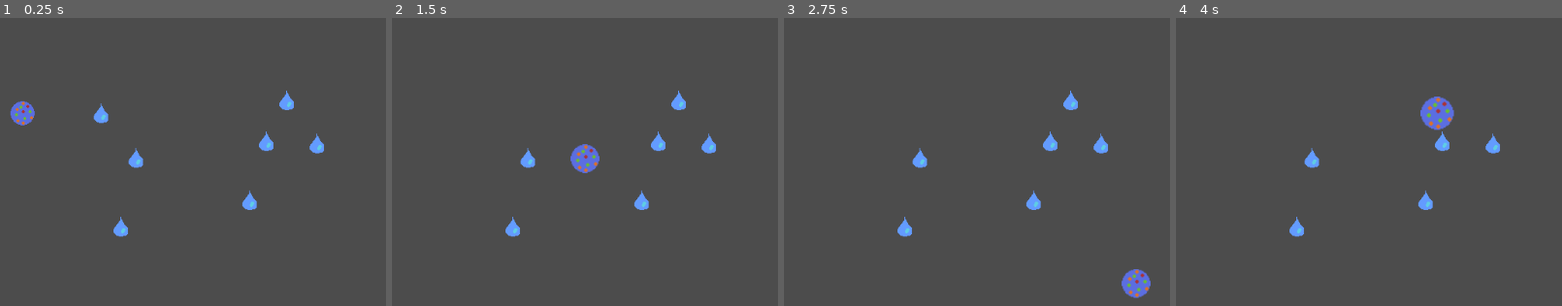
Above: before the commit, frames 1-4 (left to right).
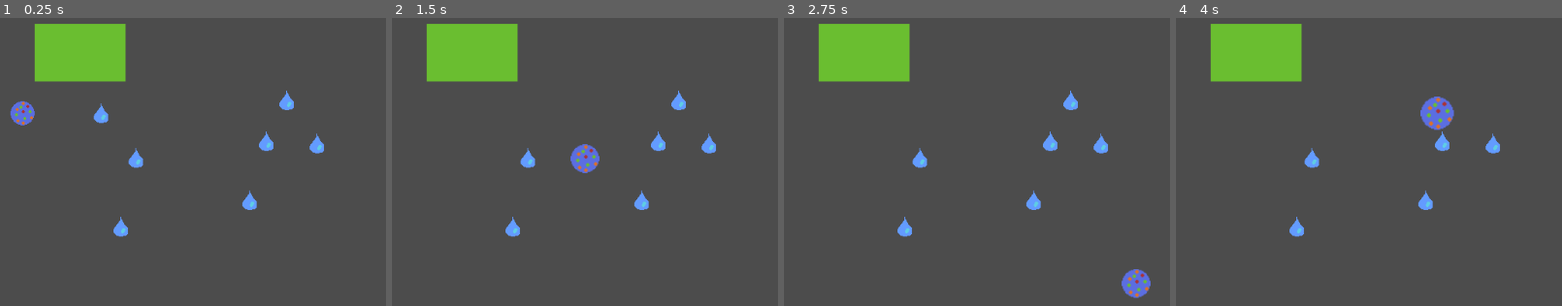
Above: after the commit, the same moments.

Repository: xwedea/froots
Game: Godot game, scene res://levels/Main.tscn
Same seed, same stepped clock (60 frames per second), same inputs: the game is played once before the commit and once after it.
Inputs:
- Up to frame 1 (0.25 s): no input
- Up to frame 2 (1.5 s): tap Enter at 0.5 s; hold D (go_right) 0.53-1.28 s; hold S (go_down) from 1.28 s (still down)
- Up to frame 3 (2.75 s): release S (go_down) at 2.03 s; hold D (go_right) from 2.03 s (still down)
- Up to frame 4 (4 s): release D (go_right) at 2.78 s; hold W (go_up) 2.78-3.53 s; hold A (go_left) from 3.53 s (still down)

The runs differ from the first frame. In frame 1, 4.8% of the frame differs, in the area x 9-33%, y 2-23%; in frame 2, 4.8%; in frame 3, 4.8%; in frame 4, 4.8%.

Commit message:
activation demo

Diff:
--- /dev/null
+++ b/ActivationArea.gd
@@ -0,0 +1,5 @@
+extends Area2D
+
+
+func _ready():
+	pass
--- /dev/null
+++ b/ActivationArea.tscn
@@ -0,0 +1,20 @@
+[gd_scene load_steps=4 format=2]
+
+[ext_resource path="res://ActivationArea.gd" type="Script" id=1]
+[ext_resource path="res://activation.png" type="Texture" id=2]
+
+[sub_resource type="RectangleShape2D" id=1]
+extents = Vector2( 16, 16 )
+
+[node name="ActivationArea" type="Area2D" groups=["activation"]]
+collision_layer = 8
+collision_mask = 2
+script = ExtResource( 1 )
+
+[node name="Sprite" type="Sprite" parent="."]
+texture = ExtResource( 2 )
+
+[node name="CollisionShape2D" type="CollisionShape2D" parent="."]
+shape = SubResource( 1 )
+
+[connection signal="area_entered" from="." to="." method="_on_ActivationArea_area_entered"]
--- a/characters/cell/Cell.gd
+++ b/characters/cell/Cell.gd
@@ -5,7 +5,7 @@
 var capacity = 100
 var weight = 0
 
-var inventory = {
+export var inventory = {
 	"Water": 0,
 	"Carbon": 0,
 	"Potassium": 0,
@@ -40,13 +40,19 @@
 
 
 func _on_InteractArea_area_entered(area):
-	var m_weight = area.weight
+	if area.is_in_group("activation"):
+		inventory["Water"] = 0
+		scale = Vector2(1, 1)
+		weight = 0
 
-	if(weight+m_weight > capacity):
-		return
+	if area.is_in_group("materials"):
+		var m_weight = area.weight
 
-	area.queue_free()
-	inventory[area.type] += 1
-	weight += m_weight
+		if(weight+m_weight > capacity):
+			return
 
-	scale += Vector2(m_weight/capacity, m_weight/capacity)
+		area.queue_free()
+		inventory[area.type] += 1
+		weight += m_weight
+
+		scale += Vector2(m_weight/capacity, m_weight/capacity)
--- a/characters/cell/Cell.tscn
+++ b/characters/cell/Cell.tscn
@@ -17,7 +17,7 @@
 [sub_resource type="CircleShape2D" id=3]
 radius = 8.0
 
-[node name="Cell" type="KinematicBody2D"]
+[node name="Cell" type="KinematicBody2D" groups=["player"]]
 z_index = 1
 collision_layer = 2
 script = ExtResource( 2 )
--- a/levels/Main.tscn
+++ b/levels/Main.tscn
@@ -1,7 +1,8 @@
-[gd_scene load_steps=3 format=2]
+[gd_scene load_steps=4 format=2]
 
 [ext_resource path="res://characters/cell/Cell.tscn" type="PackedScene" id=1]
 [ext_resource path="res://materials/water/Water.tscn" type="PackedScene" id=2]
+[ext_resource path="res://ActivationArea.tscn" type="PackedScene" id=3]
 
 [node name="Main" type="Node"]
 
@@ -30,3 +31,7 @@
 
 [node name="Water7" parent="Main2D" instance=ExtResource( 2 )]
 position = Vector2( 611, 189 )
+
+[node name="ActivationArea" parent="Main2D" instance=ExtResource( 3 )]
+position = Vector2( 299, 69 )
+scale = Vector2( 3.76, 2.4 )
Binary file added: activation.png
Not shown, added: activation.png.import
